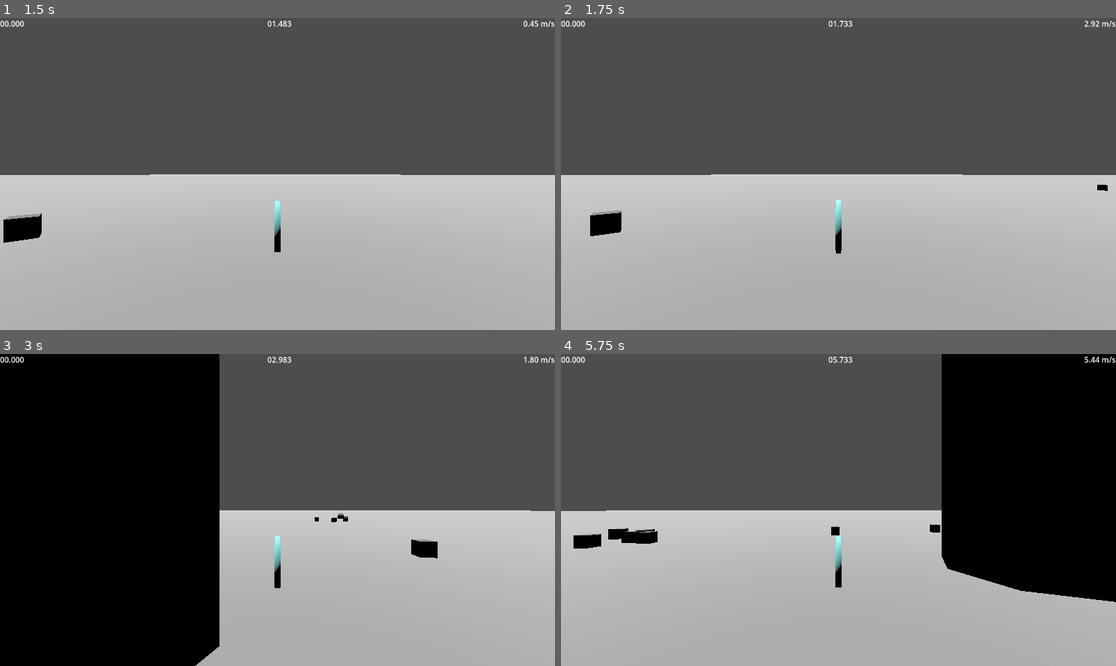
Above: before the commit, frames 1-4 (two rows, left to right).
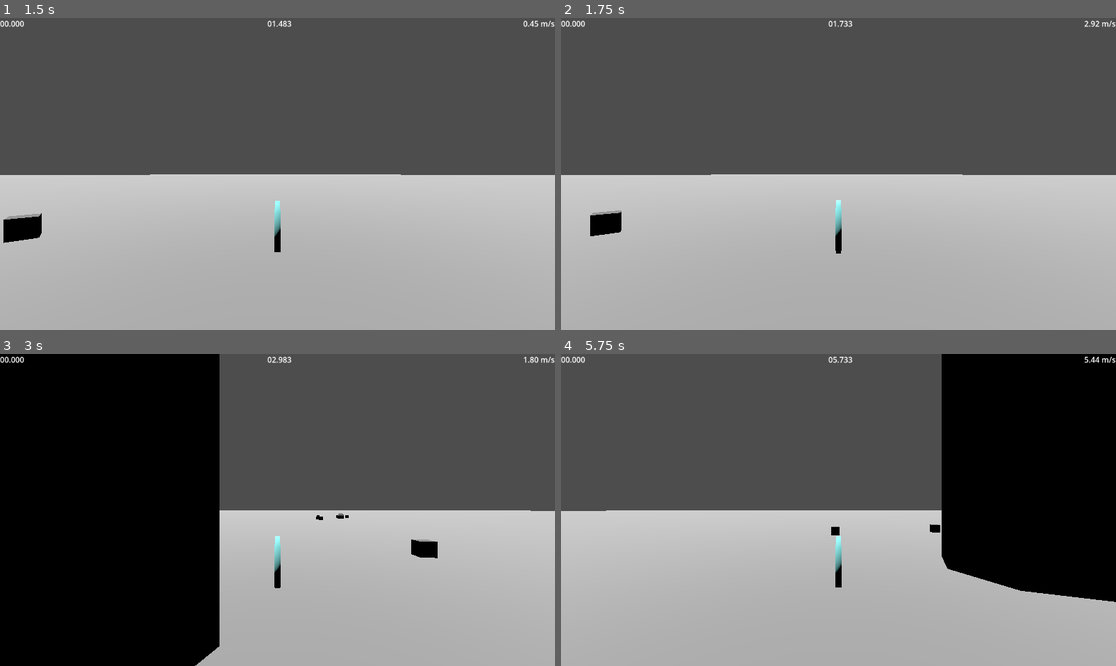
Above: after the commit, the same moments.

Repository: Zaher28/pirate-software-jam
Game: Godot game, scene res://scenes/level/level.tscn
Two runs of this game, one before a commit and one after it. Both use one fixed random seed, a clock stepped at 60 frames per second and the inputs below.
Inputs:
- Up to frame 1 (1.5 s): hold D (turn_right) 0.53-1.28 s; tap Z (switch_camera) at 0.6, 1.35 s; hold S (move_back) from 1.28 s (still down)
- Up to frame 2 (1.75 s): keep holding S (move_back)
- Up to frame 3 (3 s): release S (move_back) at 2.03 s; hold D (turn_right) 2.03-2.78 s; tap Z (switch_camera) at 2.1, 2.85 s; hold W (move_forward) from 2.78 s (still down)
- Up to frame 4 (5.75 s): release W (move_forward) at 3.53 s; hold A (turn_left) 3.53-5.03 s; tap Z (switch_camera) at 3.6, 4.35, 5.1 s; hold S (move_back) from 5.03 s (still down)

Frame 1 is identical in both runs. In frame 2, less than 0.1% of the frame differs, in the area x 96-99%, y 53-56%; in frame 3, less than 0.1%; in frame 4, 0.6%, in the area x 2-18%, y 55-63%.

Commit message:
Added basic AI behavior
Enemies now move away from the player node

Diff:
--- a/scenes/enemy/enemy.gd
+++ b/scenes/enemy/enemy.gd
@@ -7,31 +7,58 @@
 @export var damage: int # Damage dealt to the tower
 @export var ignore_player: bool # Enemy will not avoid player
 
+enum STATE {
+	NEUTRAL, # Move towards center, not in danger
+	FLEEING # Sees player character, flee for 2 seconds
+}
+
+var flee_from_target: Node3D = null
 var target_velocity = Vector3.ZERO
+var curr_state = STATE.NEUTRAL
 
 func _ready() -> void:
 	damage = 1
 	ignore_player = false
-	speed = 0.2
+	speed = 2
 	health = 10
-	$Area3D.body_entered.connect(is_in_on_sight)
+	$"Cone of Vision".body_entered.connect(is_in_on_sight) # Connects signal to
+	$"Cone of Vision".body_exited.connect(is_out_of_sight) # Connects signal to
 
 func _physics_process(delta: float) -> void:
 	if !is_instance_valid(self): return
 	if !target: return
 
-	var direction = target.position - position
-	target_velocity.x = direction.x * speed
-	target_velocity.z = direction.z * speed
-	velocity = target_velocity
+	if position.distance_to(target.position) < 5.5:  # Adjust threshold if needed
+		print(target.has_method("take_damage"))
+		print(target)
+		if target.has_method("take_damage"):
+			target.take_damage(damage)
+		queue_free()  # Destroy the enemy after dealing damage
+
+	if curr_state == STATE.NEUTRAL:
+		var direction = (target.position - position).normalized() * speed
+		target_velocity.x = direction.x
+		target_velocity.z = direction.z
+		velocity = target_velocity
+	elif curr_state == STATE.FLEEING:
+		var desired_velocity = flee_from_target.global_position.direction_to(global_position).normalized() * speed
+		#var desired_velocity = (position - flee_from_target.position).normalized() * max_velocity
+		var steering_velocity = (desired_velocity - velocity).limit_length(3)
+		target_velocity.x = steering_velocity.x
+		target_velocity.z = steering_velocity.z
+		velocity = target_velocity
 	move_and_slide()
 
 func is_in_on_sight(body: Node3D) -> void:
 	if ignore_player: return
-	if body.name == "player":
-		var player_position = body.position - global_position
+	if body.name == "Player":
+		curr_state = STATE.FLEEING
+		flee_from_target = body
 
-
+func is_out_of_sight(body: Node3D) -> void:
+	if body.name == "Player":
+		curr_state = STATE.NEUTRAL
+		flee_from_target = null
 
 #@export var target: Node3D
 #@export var speed: float = 1
--- a/scenes/enemy/enemy.tscn
+++ b/scenes/enemy/enemy.tscn
@@ -3,25 +3,24 @@
 [ext_resource type="Script" path="res://scenes/enemy/enemy.gd" id="1_nxcm5"]
 
 [sub_resource type="BoxShape3D" id="BoxShape3D_dee2h"]
-size = Vector3(1, 0.935547, 1)
+size = Vector3(1.25385, 0.495605, 1.99207)
 
 [sub_resource type="BoxShape3D" id="BoxShape3D_meamq"]
 size = Vector3(0.5, 0.5, 0.5)
 
 [node name="Enemy" type="CharacterBody3D"]
-transform = Transform3D(1, 0, 0, 0, 1, 0, 0, 0, 1, 0, 0.25, 0)
 script = ExtResource("1_nxcm5")
 
 [node name="CSGBox3D" type="CSGBox3D" parent="."]
 size = Vector3(0.5, 0.5, 0.5)
 
-[node name="Area3D" type="Area3D" parent="."]
+[node name="Cone of Vision" type="Area3D" parent="."]
 
-[node name="CollisionShape3D" type="CollisionShape3D" parent="Area3D"]
-transform = Transform3D(1.25, 0, 0, 0, 1.25, 0, 0, 0, 1.25, 0, 0, 0.625)
+[node name="CollisionShape3D" type="CollisionShape3D" parent="Cone of Vision"]
+transform = Transform3D(1, 0, 0, 0, 1, 0, 0, 0, 1, -0.377045, -0.00054729, 0.00970459)
 shape = SubResource("BoxShape3D_dee2h")
 
 [node name="CollisionShape3D" type="CollisionShape3D" parent="."]
 shape = SubResource("BoxShape3D_meamq")
 
-[connection signal="body_entered" from="Area3D" to="." method="_on_area_3d_body_entered"]
+[connection signal="body_entered" from="Cone of Vision" to="." method="_on_area_3d_body_entered"]
--- a/scenes/spawner/enemy_spawner.gd
+++ b/scenes/spawner/enemy_spawner.gd
@@ -2,8 +2,8 @@
 
 # Variables for spawning
 @export var enemy_scene: PackedScene
-@export var spawn_range: Vector2 = Vector2(1, 5) # A to B (min and max number of enemies)
-@export var interval_range: Vector2 = Vector2(2.0, 5.0) # Min and max interval for spawning
+@export var num_enemies_spawned: Vector2 = Vector2(1, 5) # A to B (min and max number of enemies)
+@export var num_time_interval: Vector2 = Vector2(2.0, 5.0) # Min and max interval for spawning
 @export var spawn_radius: float = 5.0
 
 # Internal variables
@@ -14,7 +14,7 @@
 	# Create and configure a timer for spawning
 	timer = Timer.new()
 	timer.one_shot = false
-	timer.wait_time = randf_range(interval_range.x, interval_range.y)
+	timer.wait_time = randf_range(num_enemies_spawned.x, num_enemies_spawned.y)
 	timer.connect("timeout", Callable(self, "_on_spawn_timer_timeout"))
 	add_child(timer)
 	timer.start()
@@ -22,14 +22,14 @@
 
 func _on_spawn_timer_timeout():
 	# Determine how many enemies to spawn
-	var num_enemies = int(randi_range(spawn_range.x, spawn_range.y))
+	var num_enemies = int(randi_range(num_enemies_spawned.x, num_enemies_spawned.y))
 
 	# Spawn the enemies
 	for i in range(num_enemies):
 		spawn_enemy()
 
 	# Reset the timer with a new random interval
-	timer.wait_time = randf_range(interval_range.x, interval_range.y)
+	timer.wait_time = randf_range(num_time_interval.x, num_time_interval.y)
 	timer.start()
 
 func spawn_enemy():
--- a/scenes/spawner/enemy_spawner.tscn
+++ b/scenes/spawner/enemy_spawner.tscn
@@ -9,7 +9,6 @@
 transform = Transform3D(1, 0, 0, 0, 1, 0, 0, 0, 1, 33.5928, 5.66492, 10.5041)
 script = ExtResource("1_krkdk")
 enemy_scene = ExtResource("2_umucm")
-spawn_range = Vector2(0, 0)
 spawn_radius = 20.0
 
 [node name="MeshInstance3D" type="MeshInstance3D" parent="."]
